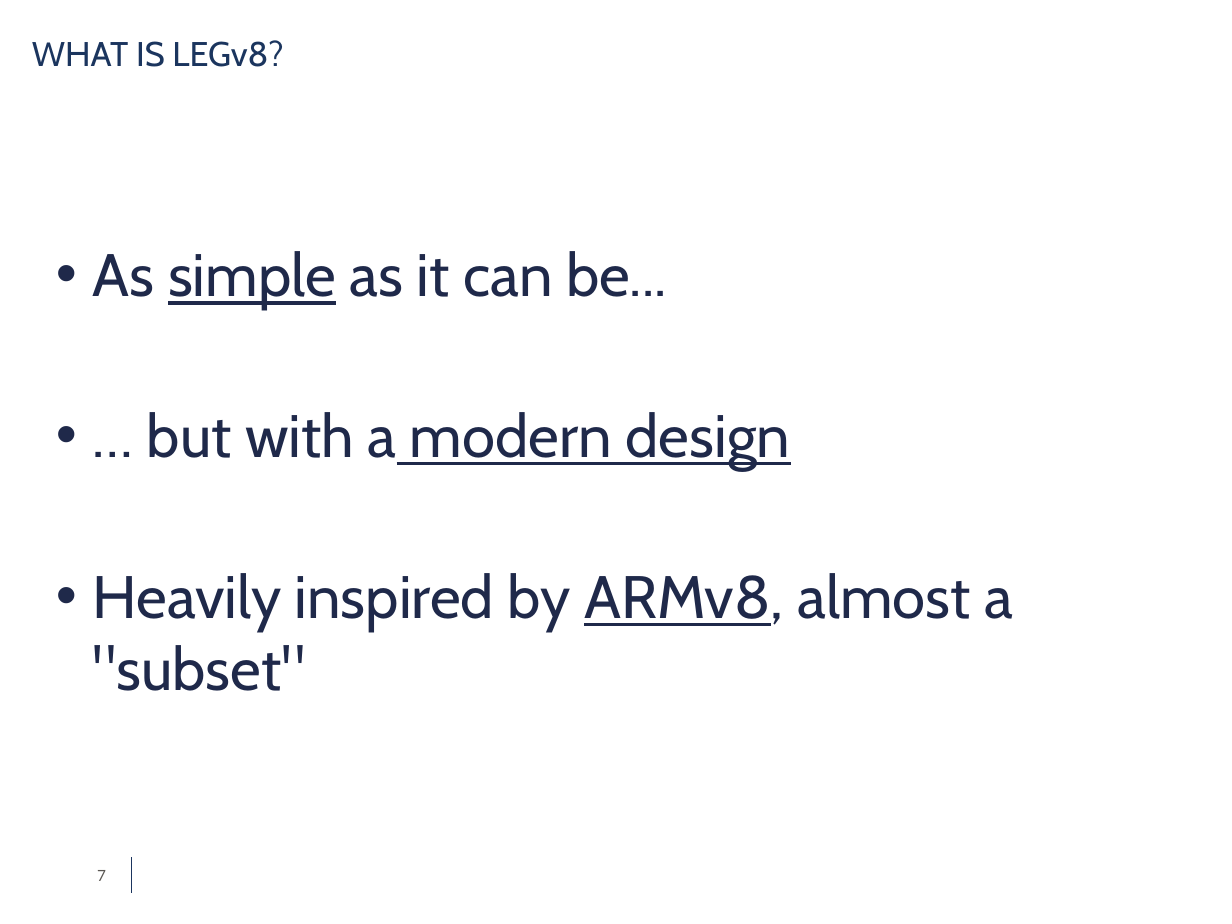
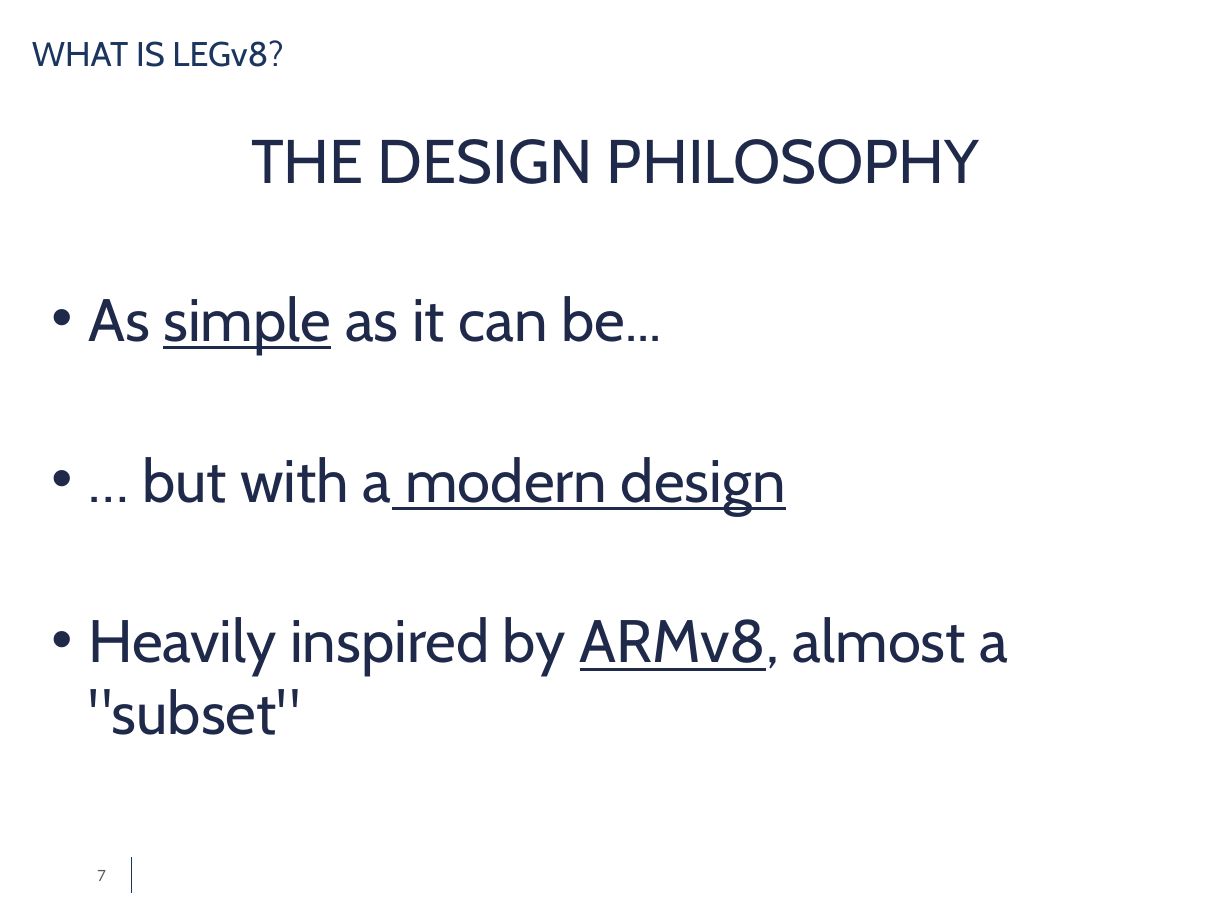
Before and after one commit to simdeistud/bachelors-thesis, a slide deck: slide 7 of SlidesDeiana4_3 -ABRIDGED.pptx. Drawn at 1232x924 pixels with LibreOffice and Linux fonts; fonts in the diff are those of the drawing; background and template pictures are left out. Boxes give left, top, right and bottom in pixels: in the first picture for what was removed or moved away, otherwise in the second. Text is boxed around its words. In the diff, an @@ line names an element or a change of style, - is before the commit and + after.

```diff
--- a/SlidesDeiana4_3 -ABRIDGED.pptx
+++ b/SlidesDeiana4_3 -ABRIDGED.pptx
@@ text added at (251, 139, 980, 184), 36 pt, text #1F294A @@
+THE DESIGN PHILOSOPHY
@@ text "As simple as it can ...": place and size @@
-text "As simple as it can ..." at (93, 251, 1013, 632)
+text "As simple as it can ..." at (88, 296, 1008, 676)
```
Also in this commit, not shown: 9 other slides changed, 1 slide added, 19 slides removed, 1 other file.
